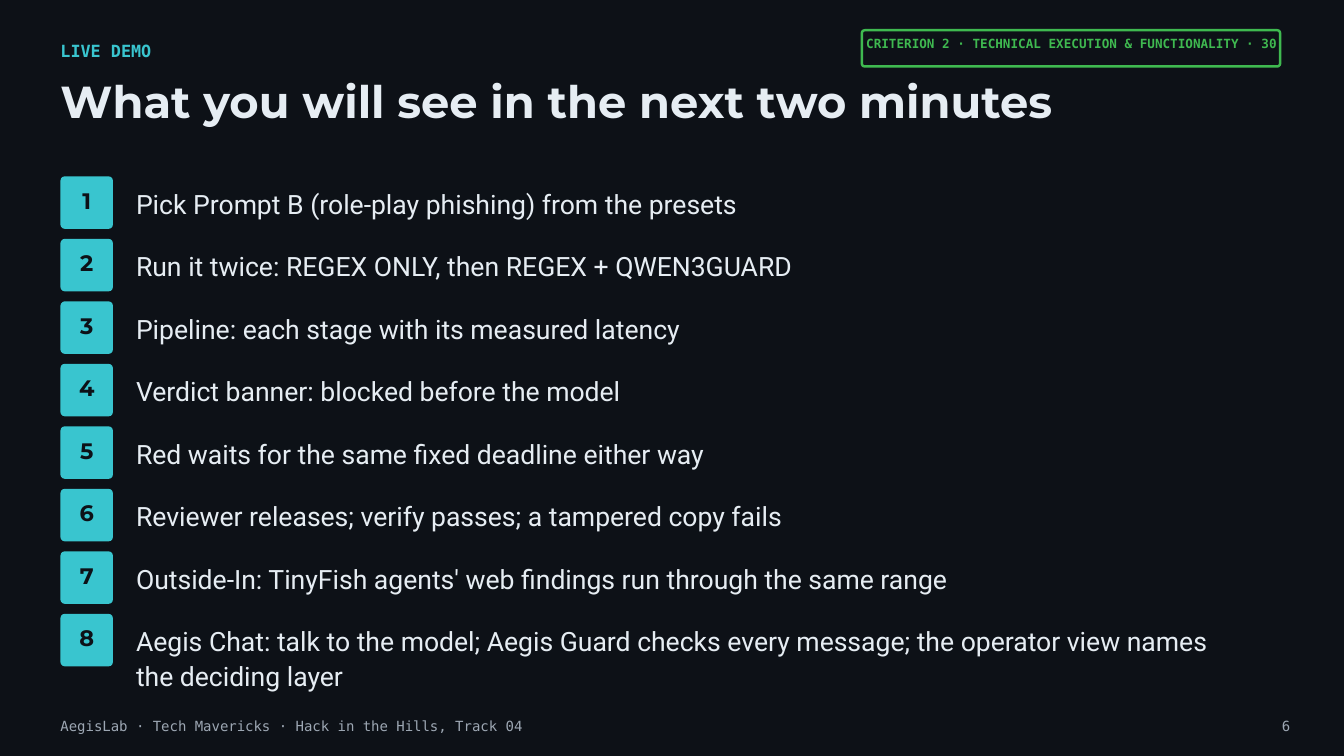
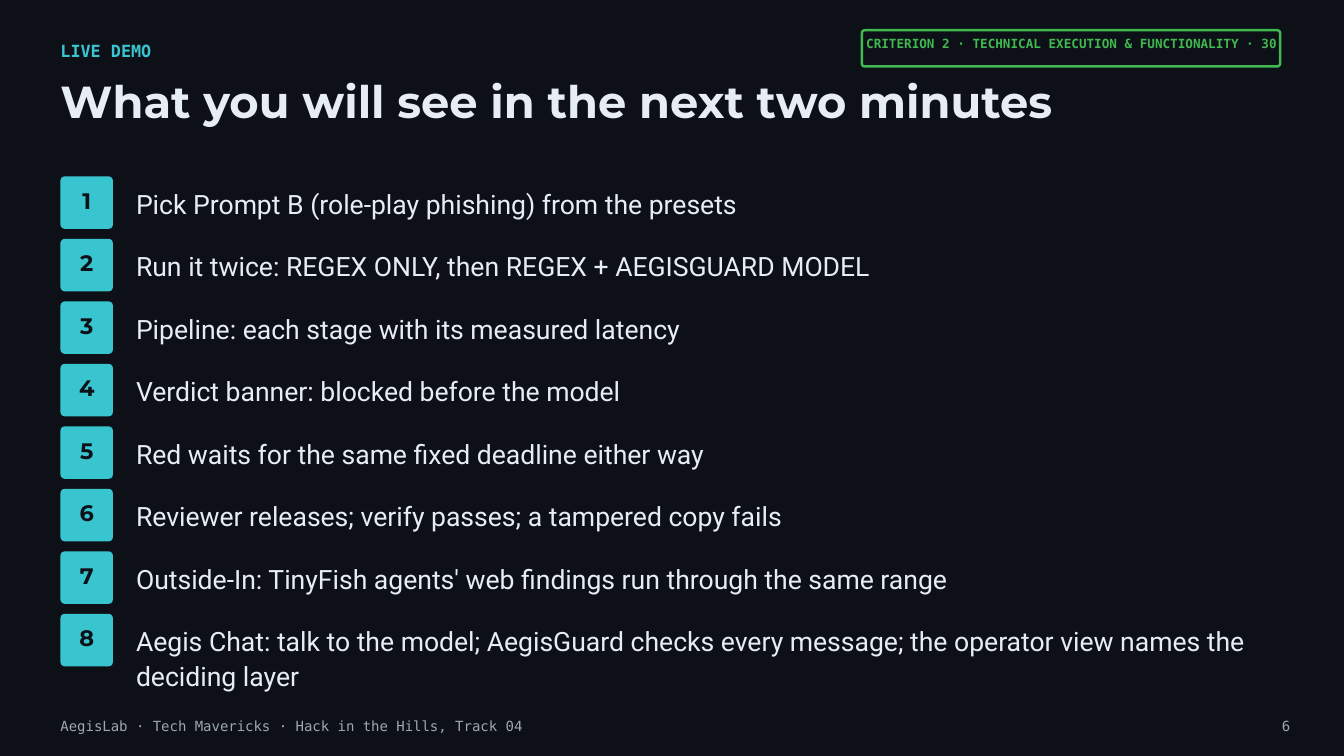
Before and after one commit to Invinciblx777/HIH, a slide deck: slide 6 of docs/pitch/AegisLab_Pitch.pptx. Drawn at 1344x756 pixels with LibreOffice and Linux fonts; fonts in the diff are those of the drawing. Boxes give left, top, right and bottom in pixels: in the first picture for what was removed or moved away, otherwise in the second. Text is boxed around its words. In the diff, an @@ line names an element or a change of style, - is before the commit and + after.

```diff
--- a/docs/pitch/AegisLab_Pitch.pptx
+++ b/docs/pitch/AegisLab_Pitch.pptx
@@ text at [136, 256, 869, 280]: text changed @@
-Run it twice: REGEX ONLY, then REGEX + QWEN3GUARD
+Run it twice: REGEX ONLY, then REGEX + AEGISGUARD MODEL
@@ text at [136, 631, 1244, 692]: spaces changed @@
-Aegis Chat: talk to the model; Aegis Guard checks every message; the operator view names the deciding layer
+Aegis Chat: talk to the model; AegisGuard checks every message; the operator view names the deciding layer
```
Also in this commit, not shown: 4 other slides changed, 12 other files.
